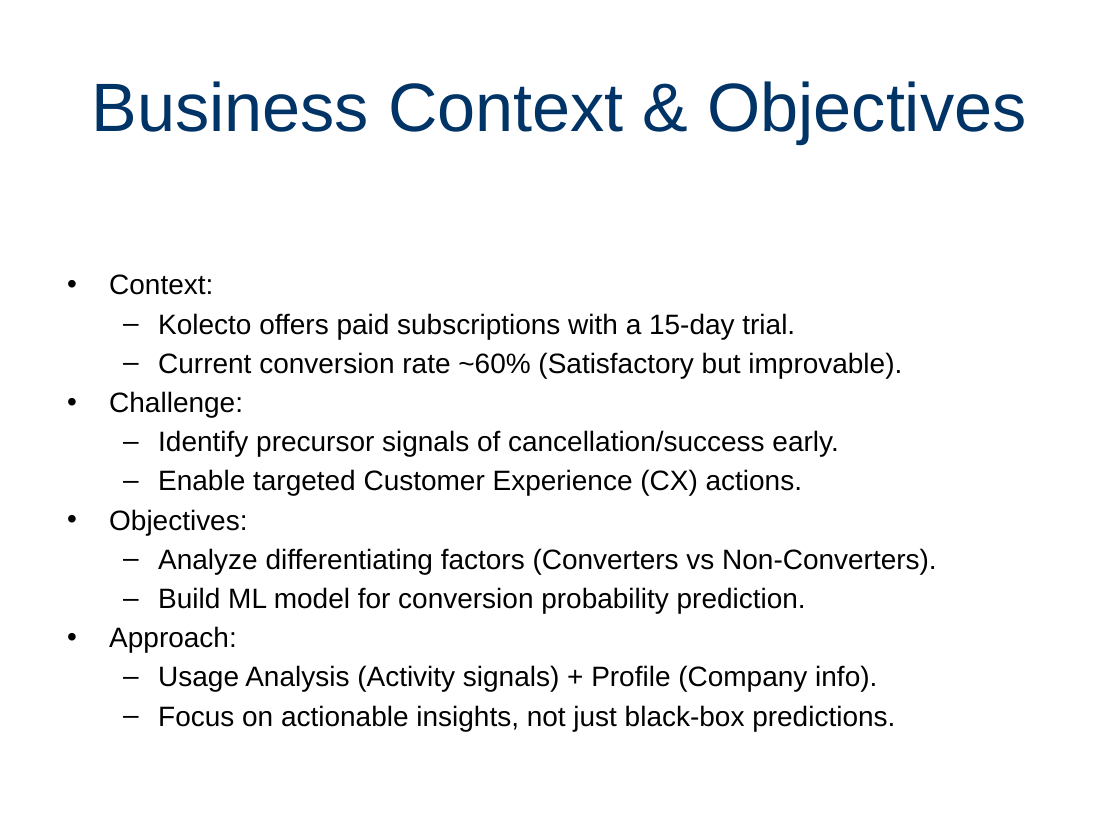
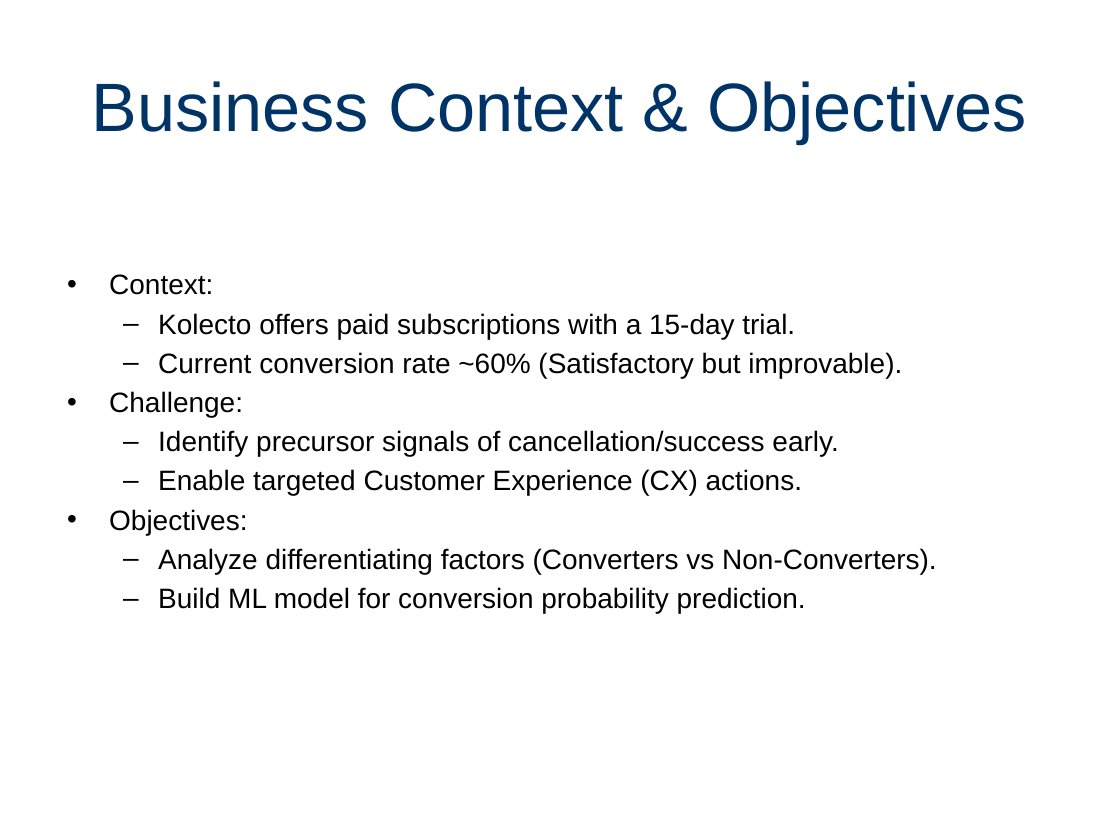
Before and after one commit to Paulino-Cristovao/churn_predictions, a slide deck: slide 2 of Presentations_Resultats_Projet.pptx. Drawn at 1120x840 pixels with LibreOffice and Linux fonts; fonts in the diff are those of the drawing. Boxes give left, top, right and bottom in pixels: in the first picture for what was removed or moved away, otherwise in the second. Text is boxed around its words. In the diff, an @@ line names an element or a change of style, - is before the commit and + after.

```diff
--- a/Presentations_Resultats_Projet.pptx
+++ b/Presentations_Resultats_Projet.pptx
@@ text at bbox=[109, 626, 895, 731]: paragraphs removed @@
-• Approach:
-  – Usage Analysis (Activity signals) + Profile (Company info).
-  – Focus on actionable insights, not just black-box predictions.
```
Also in this commit, not shown: 5 other slides changed, 1 slide added, 1 slide removed, 1 other file.
